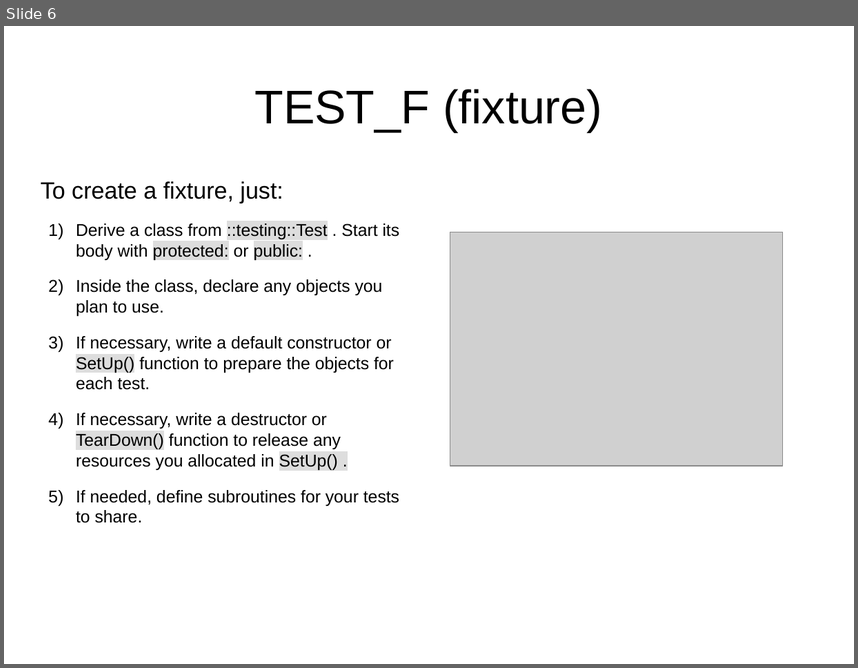
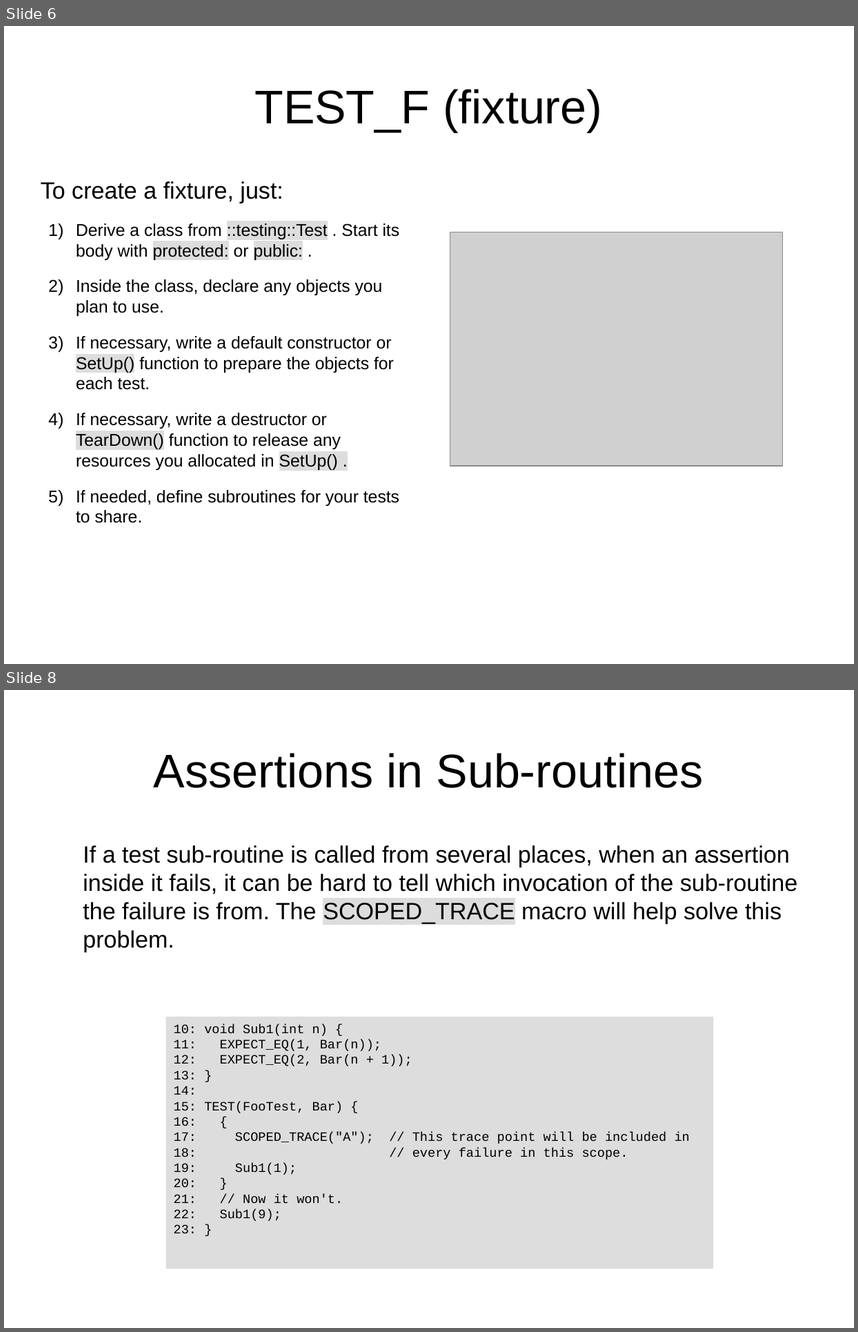
Before and after one commit to fmallaba/gtest-tutorial, a slide deck: GTest.odp. Shown one above the other, each under a label of ours: slide 6 before the commit, slides 6 and 8 after it; the slides between them are not shown. The pictures are 858x668 and 858x1332 pixels, drawn with LibreOffice and Linux fonts; fonts in the diff are those of the drawing; grey boxes stand for pictures. Boxes give left, top, right and bottom in pixels: in the first picture for what was removed or moved away, otherwise in the second. Text is boxed around its words. In the diff, an @@ line names an element or a change of style, - is before the commit and + after.

```diff
--- a/GTest.odp
+++ b/GTest.odp
@@ slide 8 added at [4, 690, 854, 1328], background #FFFFFF @@
@@ title added at [154, 753, 704, 788], 44 pt, text #000000 @@
+Assertions in Sub-routines
@@ text added at [83, 845, 797, 952], 22 pt, text #000000 @@
+If a test sub-routine is called from several places, when an assertion inside it fails, it can be hard to tell which invocation of the sub-routine the failure is from. The SCOPED_TRACE macro will help solve this problem.
@@ rectangle added at [166, 1016, 714, 1268], fill #DDDDDD, 12 pt, text #000000 @@
+10: void Sub1(int n) {
+11: EXPECT_EQ(1, Bar(n));
+12: EXPECT_EQ(2, Bar(n + 1));
+13: }
+14:
+15: TEST(FooTest, Bar) {
+16: {
+17: SCOPED_TRACE("A"); // This trace point will be included in
+18: // every failure in this scope.
+19: Sub1(1);
+20: }
+21: // Now it won't.
+22: Sub1(9);
+23: }
```
Also in this commit, not shown: 1 slide changed, 8 other slides added, 6 other files.
